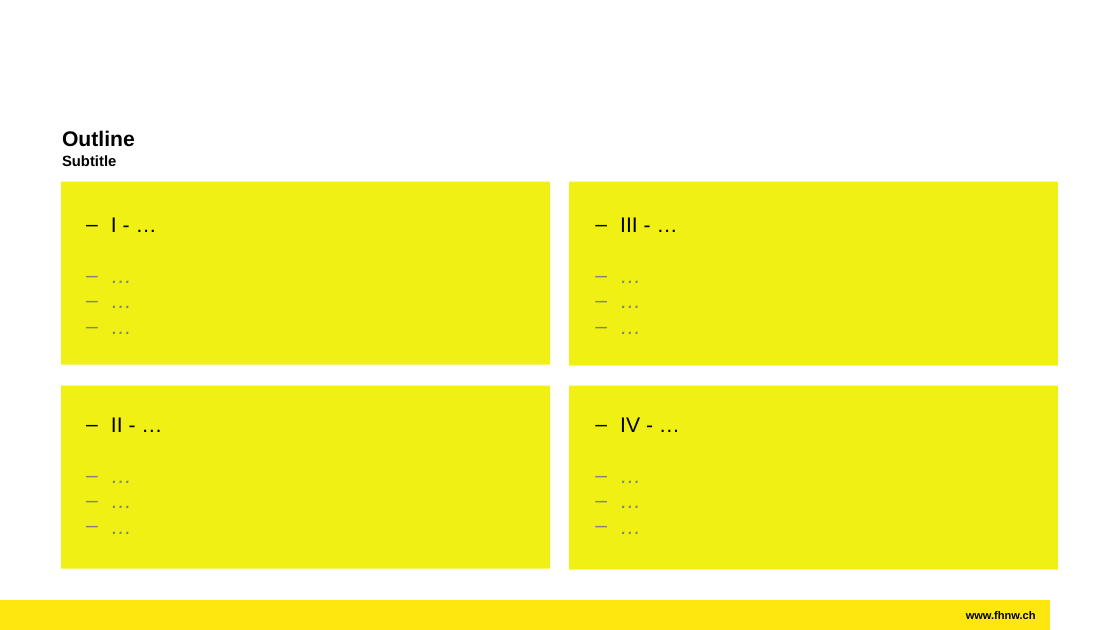
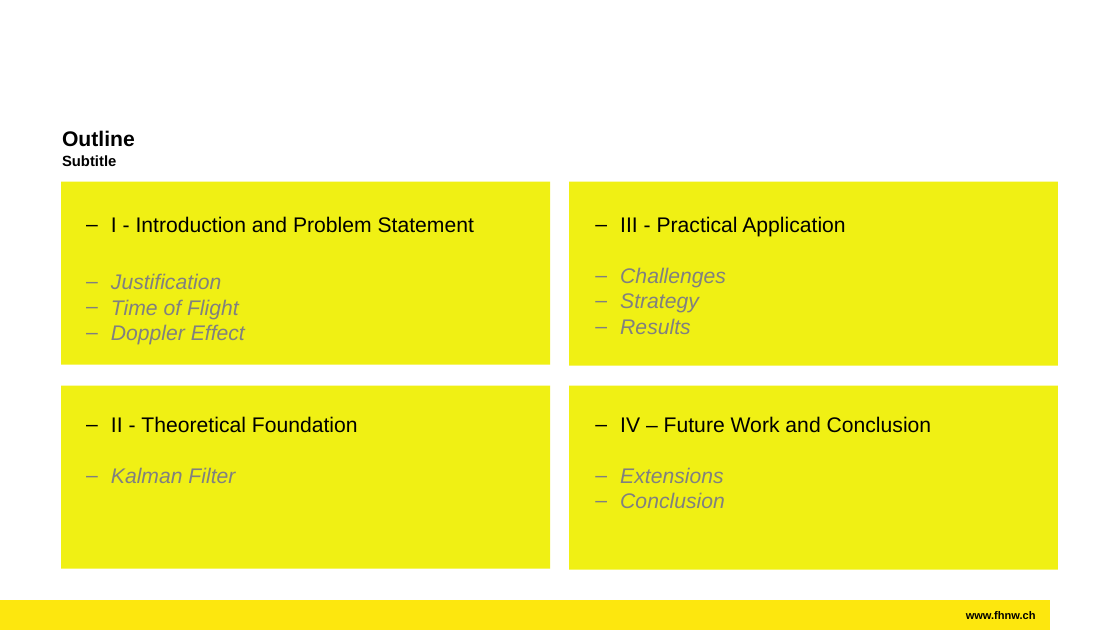
Before and after one commit to amosmatter/FS25_MSP_digitalcom, a slide deck: slide 2 of Project_KALM/MSP_Template.pptx (slide 3 before the commit). Drawn at 1120x630 pixels with LibreOffice and Linux fonts; fonts in the diff are those of the drawing; background and template pictures are left out. Boxes give left, top, right and bottom in pixels: in the first picture for what was removed or moved away, otherwise in the second. Text is boxed around its words. In the diff, an @@ line names an element or a change of style, - is before the commit and + after.

```diff
--- a/Project_KALM/MSP_Template.pptx
+++ b/Project_KALM/MSP_Template.pptx
@@ text at [111, 216, 474, 345]: text changed; text colour #000000 to #808080; italic on @@
-– I - …
-– …
-– …
-– …
+– I - Introduction and Problem Statement
+– Justification
+– Time of Flight
+– Doppler Effect
@@ text at [620, 216, 845, 334]: text changed; text colour #000000 to #808080; italic on @@
-– III - …
-– …
-– …
-– …
+– III - Practical Application
+– Challenges
+– Strategy
+– Results
@@ text at [111, 416, 358, 483]: text changed @@
-– II - …
-– …
-– …
-– …
+– II - Theoretical Foundation
+– Kalman Filter
@@ text at [620, 416, 932, 508]: text changed @@
-– IV - …
-– …
-– …
-– …
+– IV – Future Work and Conclusion
+– Extensions
+– Conclusion
```
Also in this commit, not shown: 2 other slides changed, 12 slides added, 2 slides removed, 2 other files.
